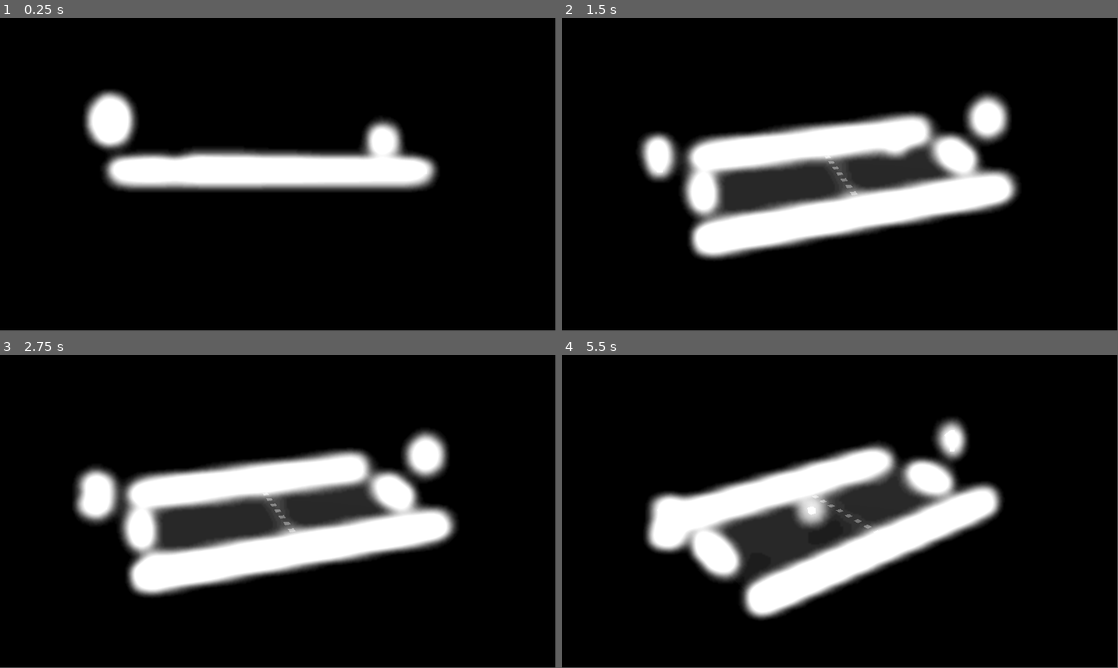
Above: before the commit, frames 1-4 (two rows, left to right).
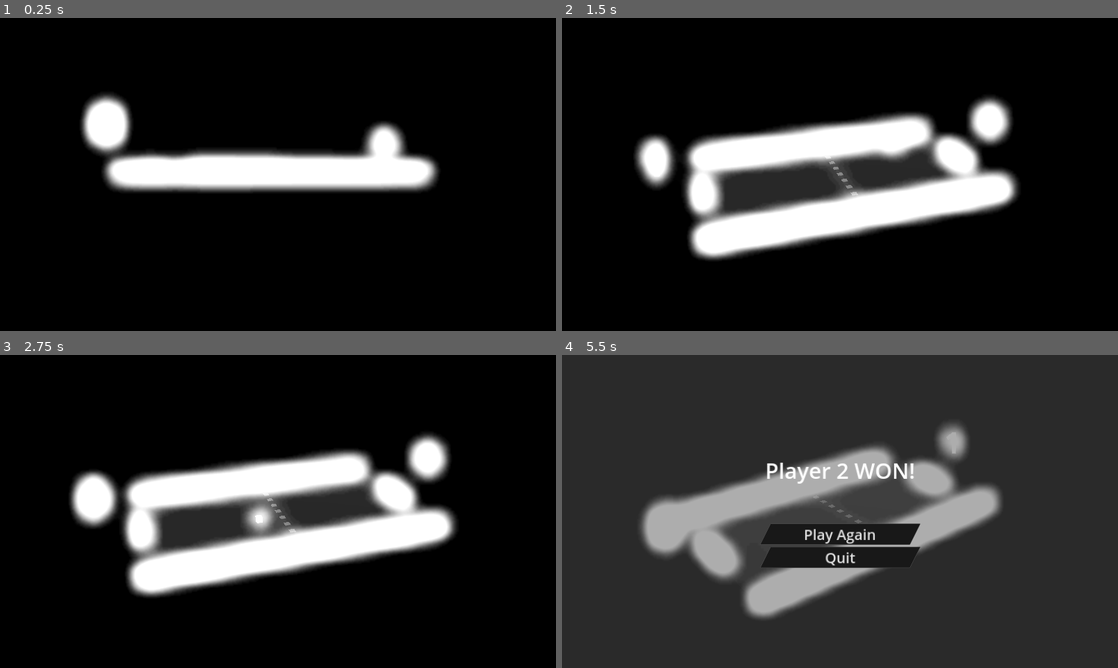
Above: after the commit, the same moments.

Repository: andersonmadeira/3d-pong-gd
Game: Godot game, scene res://scenes/game.tscn
Same seed, same stepped clock (60 frames per second), same inputs: the game is played once before the commit and once after it.
Inputs (mouse positions are in pixels of both pictures, inside the frame that each line leads up to):
- Up to frame 1 (0.25 s): no input
- Up to frame 2 (1.5 s): tap Enter at 0.5 s; move the mouse to (962, 158) at 0.52 s; tap Down (camera_rotate_down) at 0.6 s; click (962, 158) at 0.67 s; move the mouse to (728, 190) at 1.27 s; tap Left (camera_rotate_left) at 1.35 s; click (728, 190) at 1.42 s
- Up to frame 3 (2.75 s): click (278, 533) at 2 s, where only the run after the commit has a clickable "Play Again"
- Up to frame 4 (5.5 s): move the mouse to (895, 442) at 2.77 s; tap Right (camera_rotate_right) at 2.85 s; click (895, 442) at 2.92 s; move the mouse to (812, 574) at 3.52 s; tap Up (camera_rotate_up) at 3.6 s; click (812, 574) at 3.67 s; tap Space at 4.25 s; move the mouse to (1006, 558) at 4.27 s; hold G (generate) 4.28-5.03 s; click (1006, 558) at 4.42 s; tap Enter at 5 s; move the mouse to (673, 464) at 5.02 s; tap Down (camera_rotate_down) at 5.1 s; click (673, 464) at 5.17 s
The window is 799x449 before the commit and 800x450 after it. Grey fills any space a smaller window leaves; there, only what the larger window draws over its background counts as a difference.

The runs differ from the first frame. In frame 1, 2.9% of the frame differs, in the area x 14-79%, y 22-56%; in frame 2, 1.7%; in frame 3, 2.6%; in frame 4, 93%, in the area x 0-100%, y 0-100%.

Commit message:
Game status change and score and decoupled nodes

Diff:
--- a/project.godot
+++ b/project.godot
@@ -14,6 +14,11 @@
 run/main_scene="res://scenes/game.tscn"
 config/features=PackedStringArray("4.3", "Forward Plus")
 config/icon="res://icon.svg"
+
+[display]
+
+window/stretch/mode="canvas_items"
+window/stretch/aspect="expand"
 
 [dotnet]
 
--- /dev/null
+++ b/resources/button_normal_style.tres
@@ -0,0 +1,10 @@
+[gd_resource type="StyleBoxFlat" format=3 uid="uid://c3vucvnrhb8js"]
+
+[resource]
+bg_color = Color(0.0962047, 0.0962048, 0.0962047, 1)
+skew = Vector2(0.5, 0)
+border_width_left = 1
+border_width_top = 1
+border_width_right = 1
+border_width_bottom = 1
+border_color = Color(0.288518, 0.288518, 0.288518, 1)
--- a/scenes/ball.gd
+++ b/scenes/ball.gd
@@ -19,6 +19,8 @@
 
 ## Generates a random
 func _reset() -> void:
+	visible = true
+
 	global_position.z = 0
 	global_position.x = 0
 
@@ -46,6 +48,5 @@
 	if collision:
 		_velocity = _velocity.bounce(collision.get_normal())
 
-func destroy() -> void:
-	print('ah!!')
-	_reset()
+func _destroy() -> void:
+	visible = false
--- a/scenes/game.tscn
+++ b/scenes/game.tscn
@@ -6,6 +6,9 @@
 [ext_resource type="Script" path="res://scenes/ball.gd" id="2_8mrv3"]
 [ext_resource type="Material" uid="uid://dqyrnk2rssj8" path="res://materials/white_material.tres" id="2_ed052"]
 [ext_resource type="Material" uid="uid://4oeq23eefftj" path="res://scenes/gray_material.tres" id="3_8xjim"]
+[ext_resource type="PackedScene" uid="uid://blo0h8pymkyiw" path="res://scenes/score_area.tscn" id="6_7plvg"]
+[ext_resource type="StyleBox" uid="uid://c3vucvnrhb8js" path="res://resources/button_normal_style.tres" id="7_6d356"]
+[ext_resource type="PackedScene" uid="uid://oh8kgo8pkwpt" path="res://scenes/score_ui.tscn" id="7_xrgop"]
 
 [sub_resource type="Sky" id="Sky_lpvbp"]
 
@@ -37,8 +40,16 @@
 [sub_resource type="BoxMesh" id="BoxMesh_k6dxl"]
 size = Vector3(1, 0.1, 1)
 
+[sub_resource type="Gradient" id="Gradient_jpvhw"]
+offsets = PackedFloat32Array(0)
+colors = PackedColorArray(0.337255, 0.337255, 0.337255, 0.490196)
+
+[sub_resource type="GradientTexture1D" id="GradientTexture1D_p3qfb"]
+gradient = SubResource("Gradient_jpvhw")
+
 [node name="Game" type="Node3D"]
 script = ExtResource("1_sdrpa")
+win_score = 2
 
 [node name="WorldEnvironment" type="WorldEnvironment" parent="."]
 environment = SubResource("Environment_lidns")
@@ -82,27 +93,31 @@
 mesh = SubResource("BoxMesh_6rryo")
 surface_material_override/0 = ExtResource("2_ed052")
 
-[node name="Paddle1" parent="Level" instance=ExtResource("1_4guxq")]
+[node name="P1Paddle" parent="Level" instance=ExtResource("1_4guxq")]
 transform = Transform3D(1, 0, 0, 0, 1, 0, 0, 0, 1, 0, 0.5, 23.5)
 move_up_action = "p1_move_up"
 move_down_action = "p1_move_down"
-
-[node name="ScoreArea" parent="Level/Paddle1" index="2"]
-transform = Transform3D(1, 0, 0, 0, 1, 0, 0, 0, 1, 0, 0.5, -25.5)
-
-[node name="ScoreUI" parent="Level/Paddle1" index="3"]
-transform = Transform3D(1, 0, 0, 0, 1, 0, 0, 0, 1, 0, 7.5, 29)
-
-[node name="Paddle2" parent="Level" instance=ExtResource("1_4guxq")]
+speed = null
+
+[node name="P1ScoreUI" parent="Level" instance=ExtResource("7_xrgop")]
+transform = Transform3D(1, 0, 0, 0, 1, 0, 0, 0, 1, 0, 7, 29.5)
+
+[node name="P1ScoreArea" parent="Level" instance=ExtResource("6_7plvg")]
+transform = Transform3D(1, 0, 0, 0, 1, 0, 0, 0, 1, 0, 0.5, -26)
+top_level = true
+
+[node name="P2Paddle" parent="Level" instance=ExtResource("1_4guxq")]
 transform = Transform3D(-1, 0, -8.74228e-08, 0, 1, 0, 8.74228e-08, 0, -1, 0, 0.5, -23.5)
 move_up_action = "p2_move_up"
 move_down_action = "p2_move_down"
-
-[node name="ScoreArea" parent="Level/Paddle2" index="2"]
-transform = Transform3D(1, 0, 0, 0, 1, 0, 0, 0, 1, 0, 0.5, 25.5)
-
-[node name="ScoreUI" parent="Level/Paddle2" index="3"]
-transform = Transform3D(1, 0, 0, 0, 1, 0, 0, 0, 1, 0, 7.5, -29.5)
+speed = null
+
+[node name="P2ScoreUI" parent="Level" instance=ExtResource("7_xrgop")]
+transform = Transform3D(1, 0, 0, 0, 1, 0, 0, 0, 1, 0, 7, -30)
+
+[node name="P2ScoreArea" parent="Level" instance=ExtResource("6_7plvg")]
+transform = Transform3D(1, 0, 0, 0, 1, 0, 0, 0, 1, 0, 0.5, 26)
+top_level = true
 
 [node name="Wall1" type="CSGBox3D" parent="Level"]
 transform = Transform3D(1, 0, 0, 0, 1, 0, 0, 0, 1, -14, 0.5, 0)
@@ -187,5 +202,96 @@
 skeleton = NodePath("../..")
 surface_material_override/0 = ExtResource("3_8xjim")
 
-[editable path="Level/Paddle1"]
-[editable path="Level/Paddle2"]
+[node name="UserInterface" type="CanvasLayer" parent="."]
+visible = false
+
+[node name="Control" type="Control" parent="UserInterface"]
+layout_mode = 3
+anchors_preset = 15
+anchor_right = 1.0
+anchor_bottom = 1.0
+grow_horizontal = 2
+grow_vertical = 2
+mouse_filter = 1
+
+[node name="TextureRect" type="TextureRect" parent="UserInterface/Control"]
+layout_mode = 1
+anchors_preset = 15
+anchor_right = 1.0
+anchor_bottom = 1.0
+grow_horizontal = 2
+grow_vertical = 2
+texture = SubResource("GradientTexture1D_p3qfb")
+
+[node name="VBoxContainer" type="VBoxContainer" parent="UserInterface/Control"]
+layout_mode = 1
+anchors_preset = 13
+anchor_left = 0.5
+anchor_right = 0.5
+anchor_bottom = 1.0
+offset_left = -148.5
+offset_right = 148.5
+grow_horizontal = 2
+grow_vertical = 2
+theme_override_constants/separation = 15
+
+[node name="Space3" type="Control" parent="UserInterface/Control/VBoxContainer"]
+layout_mode = 2
+size_flags_vertical = 3
+mouse_filter = 1
+
+[node name="PlayerWonLabel" type="Label" parent="UserInterface/Control/VBoxContainer"]
+layout_mode = 2
+theme_override_font_sizes/font_size = 45
+text = "Player % Won"
+
+[node name="Space" type="Control" parent="UserInterface/Control/VBoxContainer"]
+layout_mode = 2
+size_flags_vertical = 3
+size_flags_stretch_ratio = 0.25
+mouse_filter = 1
+
+[node name="VBoxContainer" type="VBoxContainer" parent="UserInterface/Control/VBoxContainer"]
+layout_mode = 2
+
+[node name="PlayAgainButton" type="Button" parent="UserInterface/Control/VBoxContainer/VBoxContainer"]
+layout_mode = 2
+theme_override_font_sizes/font_size = 30
+theme_override_styles/focus = ExtResource("7_6d356")
+theme_override_styles/disabled_mirrored = ExtResource("7_6d356")
+theme_override_styles/disabled = ExtResource("7_6d356")
+theme_override_styles/hover_pressed_mirrored = ExtResource("7_6d356")
+theme_override_styles/hover_pressed = ExtResource("7_6d356")
+theme_override_styles/hover_mirrored = ExtResource("7_6d356")
+theme_override_styles/hover = ExtResource("7_6d356")
+theme_override_styles/pressed_mirrored = ExtResource("7_6d356")
+theme_override_styles/pressed = ExtResource("7_6d356")
+theme_override_styles/normal_mirrored = ExtResource("7_6d356")
+theme_override_styles/normal = ExtResource("7_6d356")
+text = "Play Again"
+
+[node name="QuitButton" type="Button" parent="UserInterface/Control/VBoxContainer/VBoxContainer"]
+layout_mode = 2
+theme_override_font_sizes/font_size = 30
+theme_override_styles/focus = ExtResource("7_6d356")
+theme_override_styles/disabled_mirrored = ExtResource("7_6d356")
+theme_override_styles/disabled = ExtResource("7_6d356")
+theme_override_styles/hover_pressed_mirrored = ExtResource("7_6d356")
+theme_override_styles/hover_pressed = ExtResource("7_6d356")
+theme_override_styles/hover_mirrored = ExtResource("7_6d356")
+theme_override_styles/hover = ExtResource("7_6d356")
+theme_override_styles/pressed_mirrored = ExtResource("7_6d356")
+theme_override_styles/pressed = ExtResource("7_6d356")
+theme_override_styles/normal_mirrored = ExtResource("7_6d356")
+theme_override_styles/normal = ExtResource("7_6d356")
+text = "Quit"
+
+[node name="Space2" type="Control" parent="UserInterface/Control/VBoxContainer"]
+layout_mode = 2
+size_flags_vertical = 3
+mouse_filter = 1
+
+[connection signal="body_entered" from="Level/P1ScoreArea" to="." method="_on_p_1_score_area_body_entered"]
+[connection signal="body_entered" from="Level/P2ScoreArea" to="." method="_on_p_2_score_area_body_entered"]
+[connection signal="pressed" from="UserInterface/Control/VBoxContainer/VBoxContainer/PlayAgainButton" to="." method="_restart"]
+[connection signal="pressed" from="UserInterface/Control/VBoxContainer/VBoxContainer/QuitButton" to="." method="_quit"]
--- a/scenes/paddle.tscn
+++ b/scenes/paddle.tscn
@@ -1,9 +1,7 @@
-[gd_scene load_steps=7 format=3 uid="uid://ddxfgti0l485o"]
+[gd_scene load_steps=5 format=3 uid="uid://ddxfgti0l485o"]
 
 [ext_resource type="Material" uid="uid://dqyrnk2rssj8" path="res://materials/white_material.tres" id="1_mo886"]
 [ext_resource type="Script" path="res://scripts/paddle.gd" id="1_pj2fk"]
-[ext_resource type="PackedScene" uid="uid://blo0h8pymkyiw" path="res://scenes/score_area.tscn" id="3_8tr76"]
-[ext_resource type="PackedScene" uid="uid://oh8kgo8pkwpt" path="res://scenes/score_ui.tscn" id="4_0qxk3"]
 
 [sub_resource type="BoxShape3D" id="BoxShape3D_7m0m4"]
 size = Vector3(8, 1, 1)
@@ -14,6 +12,9 @@
 [node name="Paddle" type="CharacterBody3D"]
 transform = Transform3D(1, 0, 0, 0, 1, 0, 0, 0, 1, 0, 0.5, 0)
 script = ExtResource("1_pj2fk")
+move_up_action = null
+move_down_action = null
+speed = null
 
 [node name="CollisionShape3D" type="CollisionShape3D" parent="."]
 shape = SubResource("BoxShape3D_7m0m4")
@@ -21,11 +22,3 @@
 [node name="MeshInstance3D" type="MeshInstance3D" parent="."]
 mesh = SubResource("BoxMesh_b46pc")
 surface_material_override/0 = ExtResource("1_mo886")
-
-[node name="ScoreArea" parent="." instance=ExtResource("3_8tr76")]
-transform = Transform3D(1, 0, 0, 0, 1, 0, 0, 0, 1, 0, 0.5, 2)
-top_level = true
-
-[node name="ScoreUI" parent="." instance=ExtResource("4_0qxk3")]
-
-[connection signal="body_entered" from="ScoreArea" to="." method="_on_score_area_body_entered"]
--- a/scripts/camera_controller.gd
+++ b/scripts/camera_controller.gd
@@ -16,10 +16,6 @@
 var yaw := 0.0
 var pitch := 0.0
 var is_mouse_pressed := false
-
-# Called when the node enters the scene tree for the first time.
-func _ready() -> void:
-	pass # Replace with function body.
 
 # Called every frame. 'delta' is the elapsed time since the previous frame.
 func _process(delta: float) -> void:
--- a/scripts/game.gd
+++ b/scripts/game.gd
@@ -1,6 +1,55 @@
 extends Node3D
 class_name Game
 
-func _on_score_area_body_entered(body: Node3D) -> void:
+enum GameStatus {Playing, Paused}
+
+signal status_changed(status: GameStatus)
+
+@export var win_score: int = 11
+
+@onready var ball: Ball = $Level/Ball
+@onready var p1ScoreUI: ScoreUI = $Level/P1ScoreUI
+@onready var p2ScoreUI: ScoreUI = $Level/P2ScoreUI
+@onready var ui: CanvasLayer = $UserInterface
+@onready var playerWonLabel: Label = $UserInterface/Control/VBoxContainer/PlayerWonLabel
+
+static var _playing = true
+static var playing: int:
+	get:
+		return _playing
+
+func _on_p_1_score_area_body_entered(body: Node3D) -> void:
 	if body is Ball:
-		body._reset()
+		var new_score = p1ScoreUI.increase()
+
+		body._destroy()
+
+		if new_score >= win_score:
+			_finish('Player 1')
+		else:
+			body._reset()
+
+func _on_p_2_score_area_body_entered(body: Node3D) -> void:
+	if body is Ball:
+		var new_score = p2ScoreUI.increase()
+
+		body._destroy()
+
+		if new_score >= win_score:
+			_finish('Player 2')
+		else:
+			body._reset()
+
+func _finish(player_id: String) -> void:
+	playerWonLabel.text = "%s WON!" % player_id
+	ui.visible = true
+
+func _restart() -> void:
+	p1ScoreUI._reset()
+	p2ScoreUI._reset()
+	ui.visible = false
+	await get_tree().create_timer(0.5).timeout
+	ball._reset()
+
+func _quit() -> void:
+	get_tree().quit()
--- a/scripts/paddle.gd
+++ b/scripts/paddle.gd
@@ -1,7 +1,5 @@
 extends CharacterBody3D
-class_name Paddle
-
-@onready var score_ui: ScoreUI = $ScoreUI
+class_name Player
 
 @export var move_up_action: String = ''
 @export var move_down_action: String = ''
@@ -27,8 +25,3 @@
 		return 1
 
 	return 0
-
-func _on_score_area_body_entered(body: Node3D) -> void:
-	if body is Ball:
-		score_ui.score = score_ui.score + 1
-		body.destroy()
--- a/scripts/score_ui.gd
+++ b/scripts/score_ui.gd
@@ -3,8 +3,14 @@
 
 @onready var label: Label = $SubViewport/Control/Label
 
-var score: int:
+var value: int:
 	get:
 		return int(label.text)
-	set(value):
-		label.text = str(value)
+
+func increase() -> int:
+	var new_val = value + 1
+	label.text = str(new_val)
+	return new_val
+
+func _reset() -> void:
+	label.text = "0"
Not shown: 1 places in scenes/game.tscn that only renumber resources
